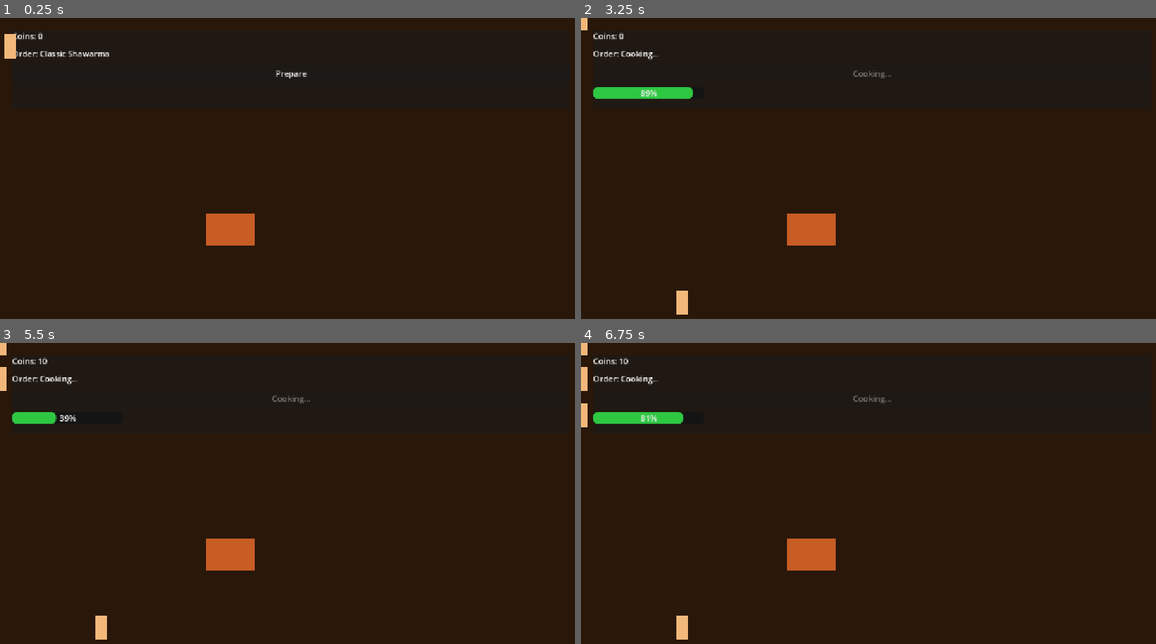
Above: before the commit, frames 1-4 (two rows, left to right).
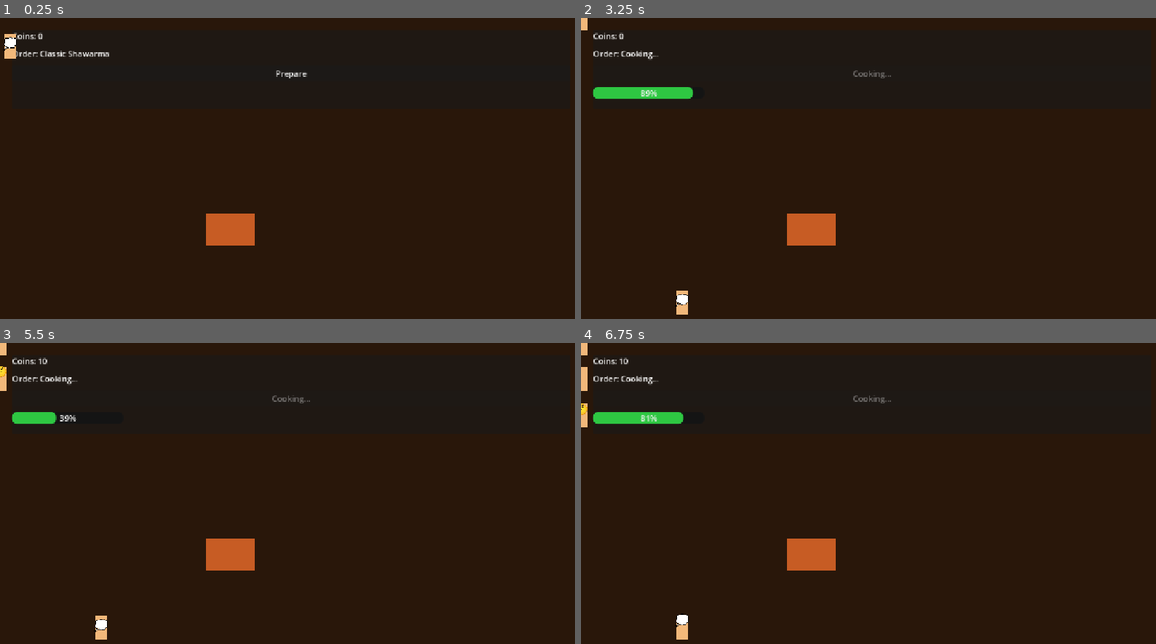
Above: after the commit, the same moments.

Repository: pyto159/ShawarmaEmpire
Game: Godot game, scene res://Scenes/Main.tscn
Same seed, same stepped clock (60 frames per second), same inputs: the game is played once before the commit and once after it.
Inputs:
- Up to frame 1 (0.25 s): no input
- Up to frame 2 (3.25 s): click "Prepare" at 0.5 s; tap Enter at 2 s
- Up to frame 3 (5.5 s): click "Prepare" at 4.25 s
- Up to frame 4 (6.75 s): no input

The runs differ from the first frame. In frame 1, less than 0.1% of the frame differs, in the area x 0-3%, y 6-11%; in frame 2, less than 0.1%; in frame 3, 0.1%; in frame 4, 0.1%, in the area x 0-19%, y 20-95%.

Commit message:
Add customer emotion feedback

Diff:
--- a/shawarma-empire/Scenes/Customer/Customer.tscn
+++ b/shawarma-empire/Scenes/Customer/Customer.tscn
@@ -1,7 +1,8 @@
-[gd_scene load_steps=4 format=3 uid="uid://customer"]
+[gd_scene load_steps=5 format=3 uid="uid://customer"]
 
 [ext_resource type="Script" path="res://Scripts/Customer/Customer.gd" id="1_customer"]
 [ext_resource type="Resource" path="res://Resources/Recipes/ClassicShawarma.tres" id="2_classic_shawarma"]
+[ext_resource type="PackedScene" path="res://Scenes/UI/CustomerEmotion.tscn" id="3_customer_emotion"]
 
 [sub_resource type="CapsuleShape2D" id="CapsuleShape2D_customer"]
 radius = 12.0
@@ -29,3 +30,5 @@
 offset_right = 34.0
 offset_bottom = -14.0
 color = Color(0.92, 0.68, 0.28, 1)
+
+[node name="CustomerEmotion" parent="." instance=ExtResource("3_customer_emotion")]
--- /dev/null
+++ b/shawarma-empire/Scenes/UI/CustomerEmotion.tscn
@@ -0,0 +1,22 @@
+[gd_scene load_steps=2 format=3 uid="uid://customer_emotion"]
+
+[ext_resource type="Script" path="res://Scripts/Customer/CustomerEmotion.gd" id="1_customer_emotion"]
+
+[node name="CustomerEmotion" type="Node2D"]
+position = Vector2(0, -48)
+z_index = 20
+script = ExtResource("1_customer_emotion")
+
+[node name="EmotionLabel" type="Label" parent="."]
+unique_name_in_owner = true
+offset_left = -24.0
+offset_top = -24.0
+offset_right = 24.0
+offset_bottom = 24.0
+pivot_offset = Vector2(24, 24)
+text = "💭"
+horizontal_alignment = 1
+vertical_alignment = 1
+theme_override_colors/font_outline_color = Color(0.16, 0.09, 0.04, 0.95)
+theme_override_constants/outline_size = 4
+theme_override_font_sizes/font_size = 28
--- /dev/null
+++ b/shawarma-empire/Scripts/Customer/CustomerEmotion.gd
@@ -0,0 +1,100 @@
+extends Node2D
+class_name CustomerEmotion
+
+const HAPPY_EMOJI: String = "🙂"
+const WAITING_EMOJI: String = "🤔"
+const ANGRY_EMOJI: String = "😠"
+const THINKING_EMOJI: String = "💭"
+
+const FLOAT_DISTANCE: float = 18.0
+const FADE_IN_SECONDS: float = 0.12
+const DEFAULT_HOLD_SECONDS: float = 0.55
+const HAPPY_HOLD_SECONDS: float = 1.0
+const FADE_OUT_SECONDS: float = 0.28
+const START_SCALE: Vector2 = Vector2(0.85, 0.85)
+const END_SCALE: Vector2 = Vector2.ONE
+
+@onready var emotion_label: Label = %EmotionLabel
+
+var _customer: Customer
+var _emotion_tween: Tween
+
+
+func _ready() -> void:
+	visible = false
+	modulate.a = 0.0
+	emotion_label.mouse_filter = Control.MOUSE_FILTER_IGNORE
+	_connect_parent_customer()
+
+
+func show_happy() -> void:
+	_play_emotion(HAPPY_EMOJI, HAPPY_HOLD_SECONDS)
+
+
+func show_waiting() -> void:
+	_play_emotion(WAITING_EMOJI, DEFAULT_HOLD_SECONDS)
+
+
+func show_angry() -> void:
+	_play_emotion(ANGRY_EMOJI, DEFAULT_HOLD_SECONDS)
+
+
+func show_thinking() -> void:
+	_play_emotion(THINKING_EMOJI, DEFAULT_HOLD_SECONDS)
+
+
+func _connect_parent_customer() -> void:
+	var parent_node: Node = get_parent()
+	if not parent_node is Customer:
+		return
+
+	_customer = parent_node as Customer
+	_customer.state_changed.connect(_on_customer_state_changed)
+	_customer.order_created.connect(_on_customer_order_created)
+	_customer.food_received.connect(_on_customer_food_received)
+
+
+func _on_customer_state_changed(new_state: Customer.CustomerState) -> void:
+	if new_state == Customer.CustomerState.WAITING:
+		show_waiting()
+
+
+func _on_customer_order_created(_order: Order) -> void:
+	show_thinking()
+
+
+func _on_customer_food_received(_order: Order) -> void:
+	show_happy()
+
+
+func _play_emotion(emoji: String, hold_seconds: float) -> void:
+	_cancel_animation()
+	emotion_label.text = emoji
+	visible = true
+	modulate.a = 0.0
+	scale = START_SCALE
+	position = Vector2.ZERO
+
+	var end_position: Vector2 = Vector2.UP * FLOAT_DISTANCE
+	_emotion_tween = create_tween()
+	_emotion_tween.set_parallel(true)
+	_emotion_tween.tween_property(self, "modulate:a", 1.0, FADE_IN_SECONDS)
+	_emotion_tween.tween_property(self, "scale", END_SCALE, FADE_IN_SECONDS).set_trans(Tween.TRANS_BACK).set_ease(Tween.EASE_OUT)
+	_emotion_tween.tween_property(self, "position", end_position, FADE_IN_SECONDS + hold_seconds + FADE_OUT_SECONDS).set_trans(Tween.TRANS_SINE).set_ease(Tween.EASE_OUT)
+	_emotion_tween.set_parallel(false)
+	_emotion_tween.tween_interval(hold_seconds)
+	_emotion_tween.tween_property(self, "modulate:a", 0.0, FADE_OUT_SECONDS).set_trans(Tween.TRANS_QUAD).set_ease(Tween.EASE_IN)
+	_emotion_tween.tween_callback(_hide_emotion)
+
+
+func _cancel_animation() -> void:
+	if _emotion_tween == null:
+		return
+
+	_emotion_tween.kill()
+	_emotion_tween = null
+
+
+func _hide_emotion() -> void:
+	visible = false
+	_emotion_tween = null
